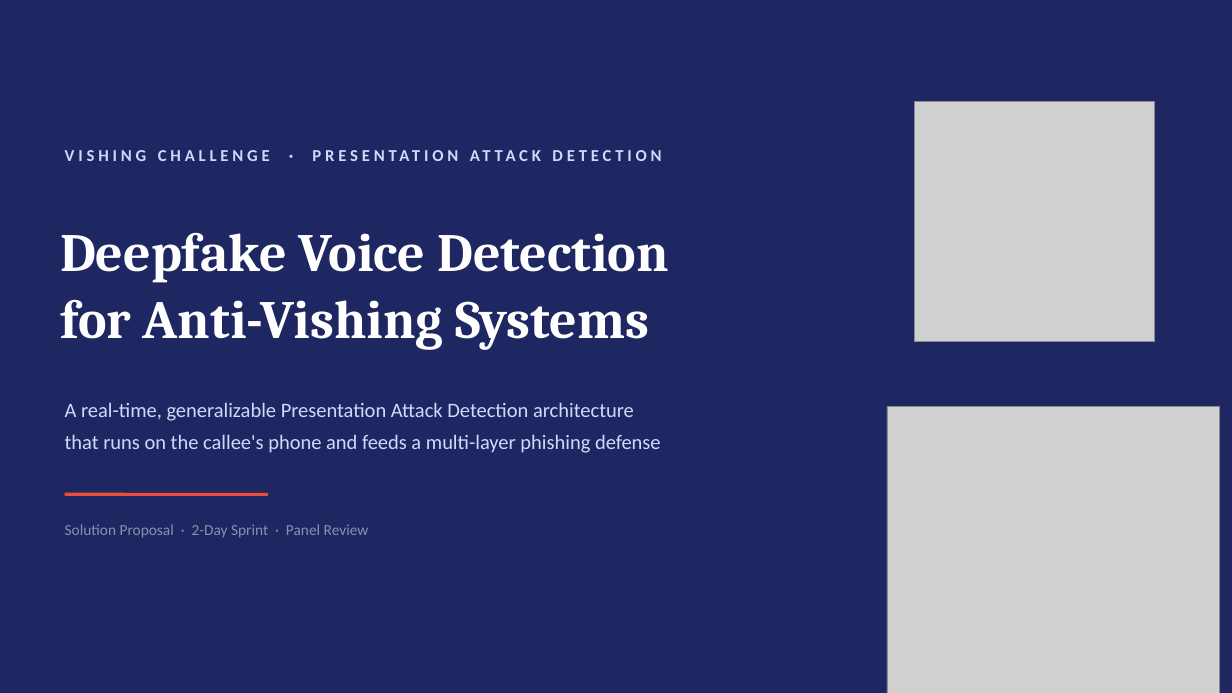
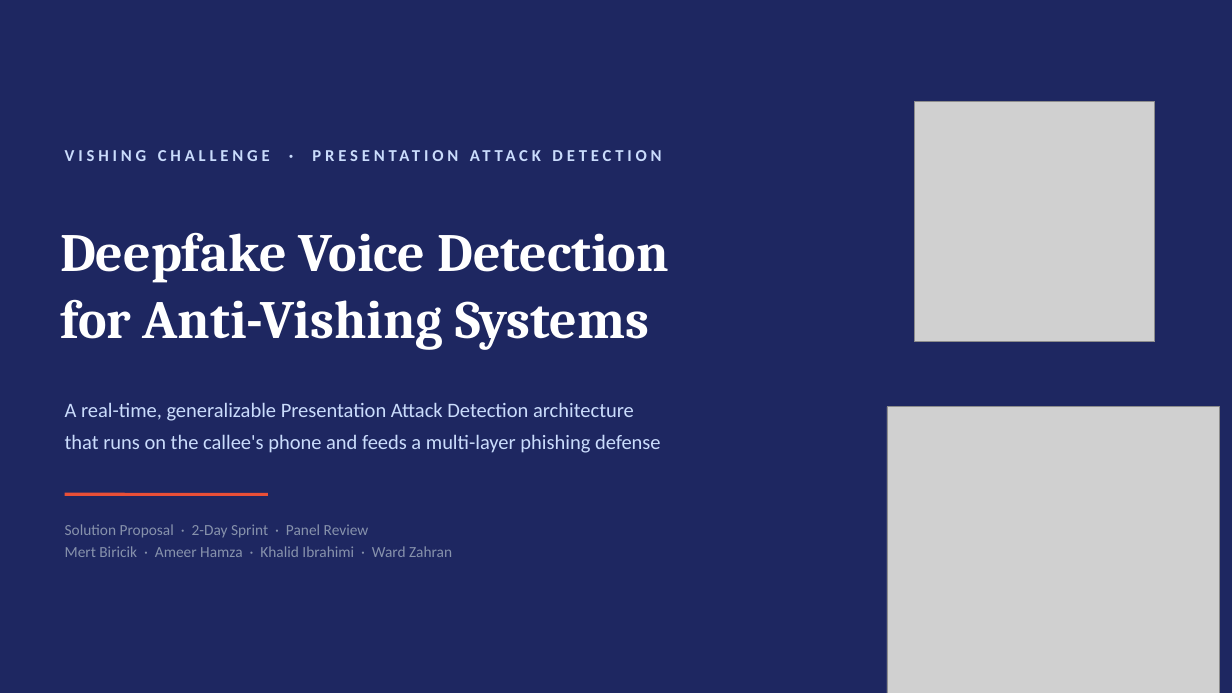
Before and after one commit to mertBiricik/vishing, a slide deck: slide 1 of slides/anti_vishing_proposal.pptx. Drawn at 1232x693 pixels with LibreOffice and Linux fonts; fonts in the diff are those of the drawing; grey boxes stand for pictures. Boxes give left, top, right and bottom in pixels: in the first picture for what was removed or moved away, otherwise in the second. Text is boxed around its words. In the diff, an @@ line names an element or a change of style, - is before the commit and + after.

```diff
--- a/slides/anti_vishing_proposal.pptx
+++ b/slides/anti_vishing_proposal.pptx
@@ text added at (x1=65, y1=546, x2=452, y2=557), 12 pt, text #8792AC @@
+Mert Biricik · Ameer Hamza · Khalid Ibrahimi · Ward Zahran
```
Also in this commit, not shown: 8 other slides changed, 1 other file.
